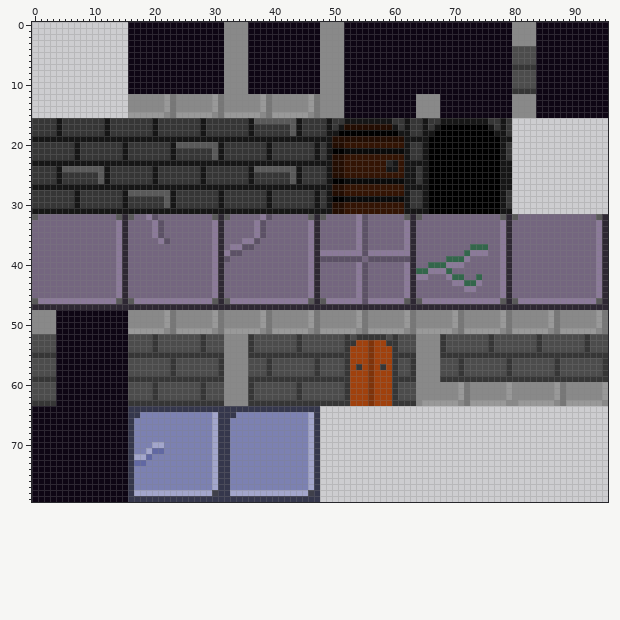
One commit to this sprite sheet: sprites/spr_t_wall_tiles/layers/da49478d-c6ee-4c92-b6eb-a3c43b4b2533/5d9b1b49-b558-48f0-90e2-7c3911266e63.png. This is how it looked before the edit.
The file is 96x80 pixels. Colours within 5 levels of each other are drawn and written as one.
The result:
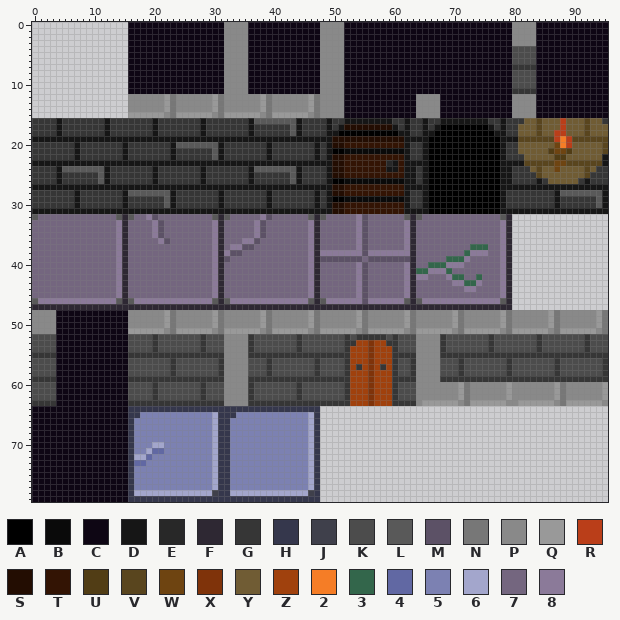
Palette (. is transparent): A #000000  B #0a0a0a  C #0e0614  D #161616  E #282828  F #2e2833  G #363636  H #35374c  J #3f404b  K #4c4c4c  L #595959  M #5c5166  N #777777  P #898989  Q #999999  R #ba3e19  S #230d02  T #331404  U #513d15  V #59451e  W #6e4411  X #7f330a  Y #705c34  Z #a0410d  2 #f57d26  3 #33664b  4 #6168a3  5 #7c81b2  6 #a3a6cc  7 #74667f  8 #8b7a99
The exact change:
{"y":16,"x":80,"old":"................","new":"GGYYVYYYRYYYVYYG"}
{"y":17,"x":80,"old":"................","new":"GYYYVYYYRYYYVYYY"}
{"y":18,"x":80,"old":"................","new":"GYYYVYYRRYYYVYYY"}
{"y":19,"x":80,"old":"................","new":"DVVVVVVR2RVVVVVV"}
{"y":20,"x":80,"old":"................","new":"GYYYYYYW2RYYYYYV"}
{"y":21,"x":80,"old":"................","new":"GYYYYYUWWUYYYYYV"}
{"y":22,"x":80,"old":"................","new":"GGYYYYYUUYYYYYYD"}
{"y":23,"x":80,"old":"................","new":"DDVVVVVWWVVVVVVD"}
{"y":24,"x":80,"old":"................","new":"GGGYVYYWYYYYVYGG"}
{"y":25,"x":80,"old":"................","new":"GGGGVYYYYYYYVGGG"}
{"y":26,"x":80,"old":"................","new":"GGGGDGYYYYYGDGGG"}
{"y":27,"x":80,"old":"................","new":"DDDDDDDDDDDDDDDD"}
{"y":28,"x":80,"old":"................","new":"GGGGGGGDLLLLLLLD"}
{"y":29,"x":80,"old":"................","new":"GGGGGGGDGGGGGGLD"}
{"y":30,"x":80,"old":"................","new":"GGGGGGGDGGGGGGLD"}
{"y":31,"x":80,"old":"................","new":"DDDDDDDDDDDDDDDD"}
{"y":32,"x":80,"old":"L7777777777777LF","new":"................"}
{"y":33,"x":80,"old":"777777777777778F","new":"................"}
{"y":34,"x":80,"old":"777777777777778F","new":"................"}
{"y":35,"x":80,"old":"777777777777778F","new":"................"}
{"y":36,"x":80,"old":"777777777777778F","new":"................"}
{"y":37,"x":80,"old":"777777777777778F","new":"................"}
{"y":38,"x":80,"old":"777777777777778F","new":"................"}
{"y":39,"x":80,"old":"777777777777778F","new":"................"}
{"y":40,"x":80,"old":"777777777777778F","new":"................"}
{"y":41,"x":80,"old":"777777777777778F","new":"................"}
{"y":42,"x":80,"old":"777777777777778F","new":"................"}
{"y":43,"x":80,"old":"777777777777778F","new":"................"}
{"y":44,"x":80,"old":"777777777777778F","new":"................"}
{"y":45,"x":80,"old":"777777777777778F","new":"................"}
{"y":46,"x":80,"old":"L8888888888888LF","new":"................"}
{"y":47,"x":80,"old":"FFFFFFFFFFFFFFFF","new":"................"}
{"label":"changed","picture_box":[512,118,608,310]}
